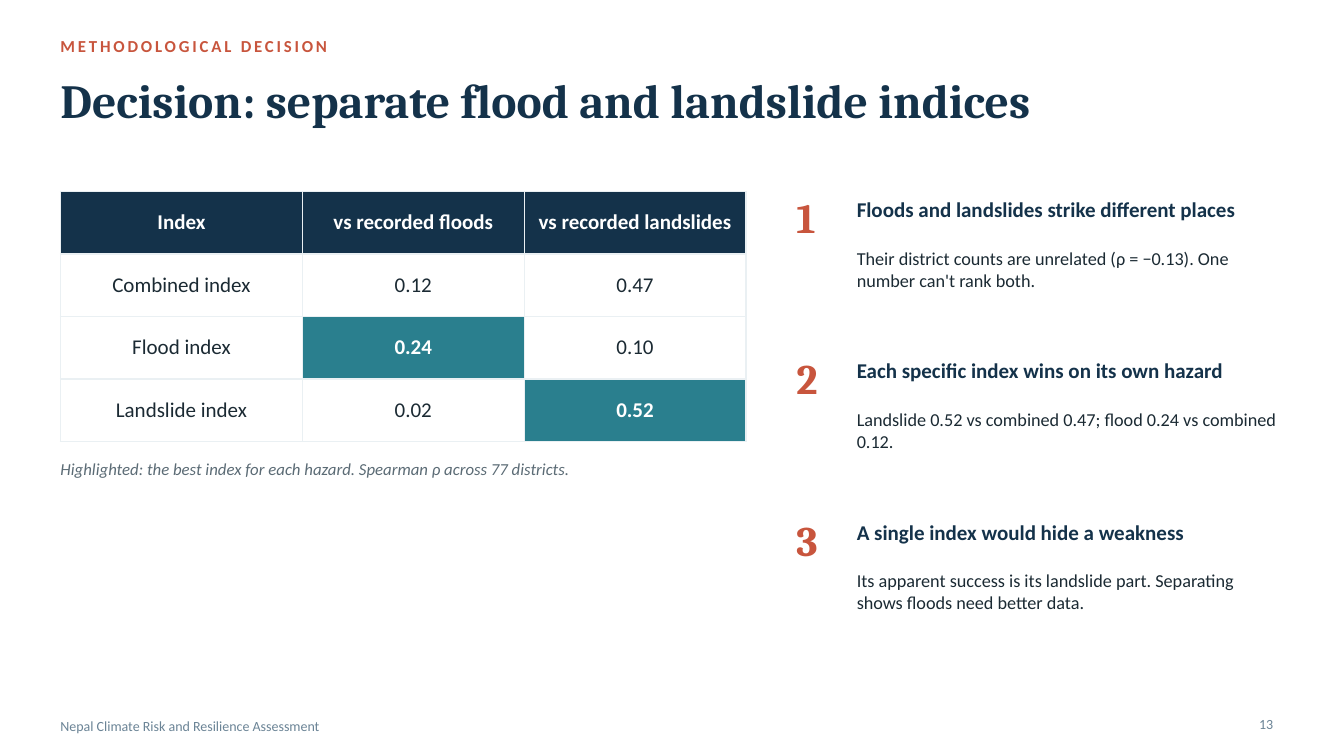
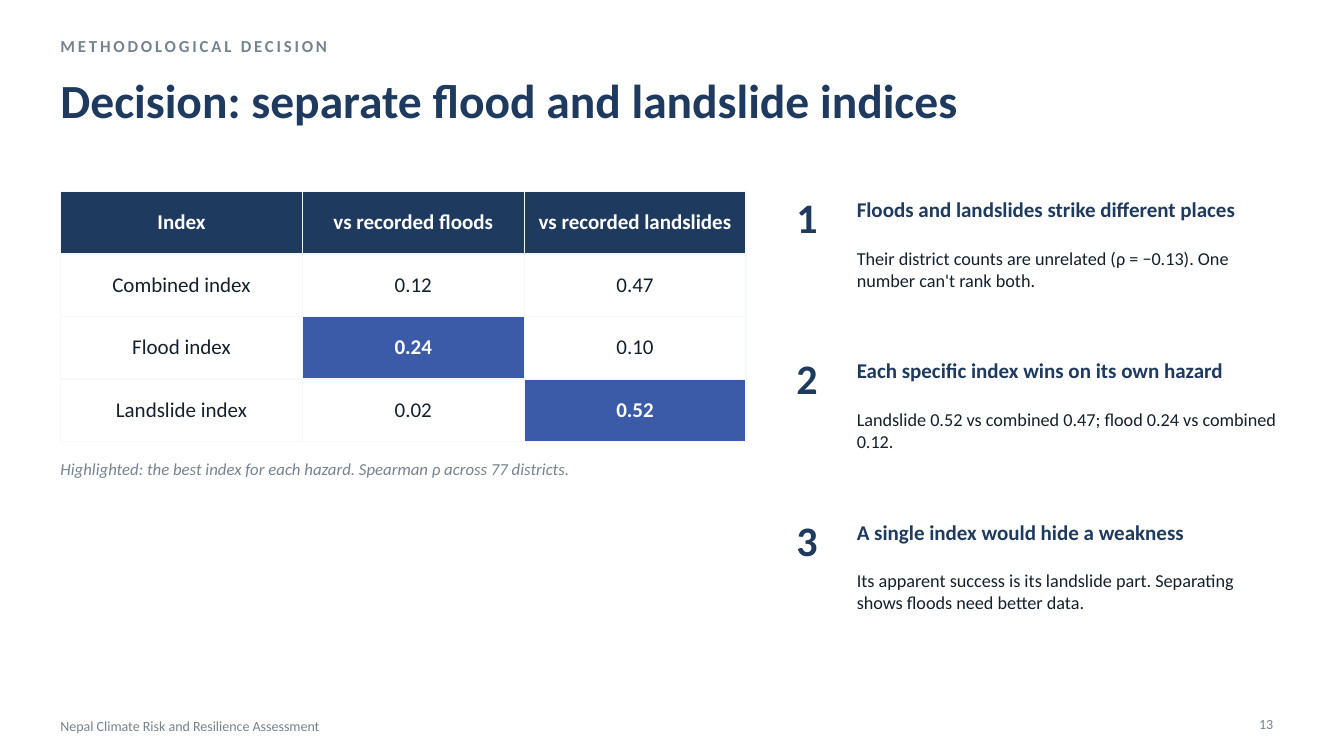
Before and after one commit to CodeWithDonKay/nepal-climate-risk, a slide deck: slide 13 of Nepal_Climate_Risk_Deck.pptx. Drawn at 1344x756 pixels with LibreOffice and Linux fonts; fonts in the diff are those of the drawing. Boxes give left, top, right and bottom in pixels: in the first picture for what was removed or moved away, otherwise in the second. Text is boxed around its words. In the diff, an @@ line names an element or a change of style, - is before the commit and + after.

Commit message:
Restyle slide deck to match the app's design system

```diff
--- a/Nepal_Climate_Risk_Deck.pptx
+++ b/Nepal_Climate_Risk_Deck.pptx
@@ text "METHODOLOGICAL DECISION" at (60, 41, 327, 52): text colour #C8553D to #76838F @@
@@ title "Decision: separate flood and landslide ..." at (60, 84, 957, 126): font Cambria to Calibri, text colour #14324A to #1F3A5F @@
@@ table at (60, 192, 746, 421) @@
@@ fill #14324A to #1F3A5F in row 1 @@
@@ fill #2A7F8E to #3B5BA9 in 2 cells @@
@@ text colour #1B2A33 to #14202B in "Combined index", "0.12", "0.47", "Flood index" and 3 more places @@
@@ borders changed @@
@@ text "Highlighted: the best index for ..." at (60, 463, 569, 478): text colour #5B6B75 to #76838F @@
@@ font Cambria to Calibri, text colour #C8553D to #1F3A5F in 3 elements at (796, 205, 817, 233), (796, 366, 817, 394), (796, 528, 817, 557) @@
@@ text colour #14324A to #1F3A5F in 3 elements at (857, 202, 1234, 221), (857, 363, 1223, 382), (857, 525, 1184, 544) @@
```
Also in this commit, not shown: 17 other slides changed, 1 other file.
